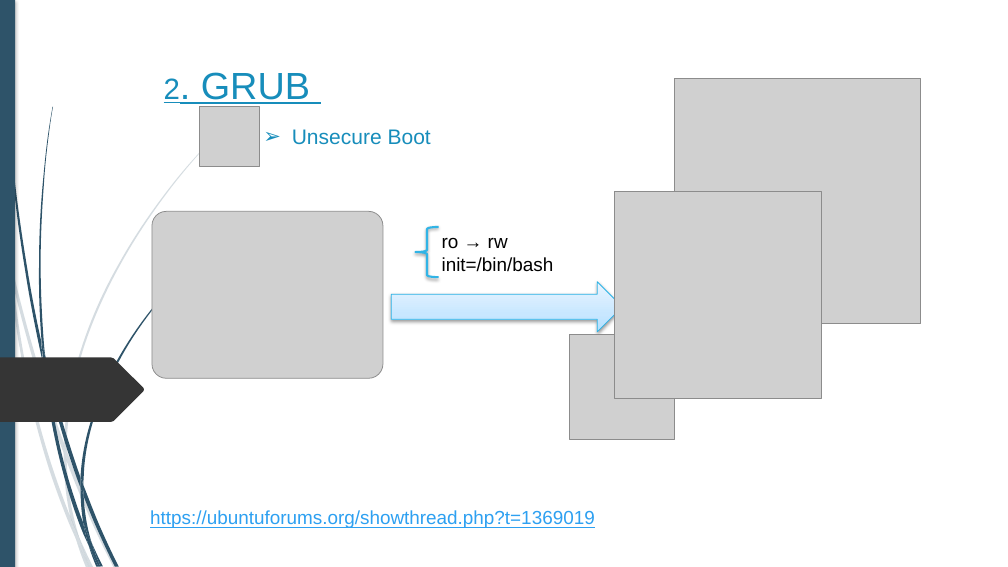
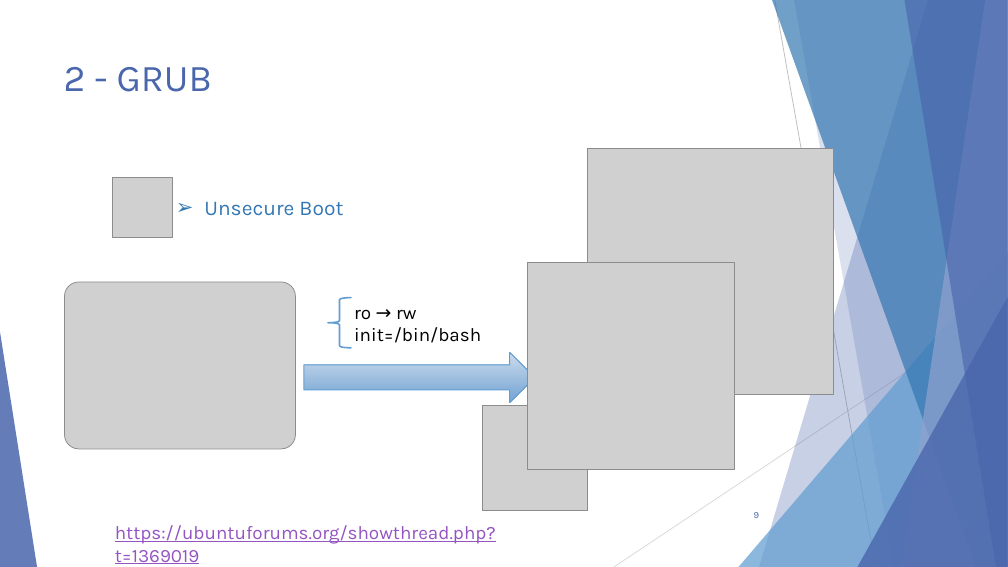
Before and after one commit to alexandreAubois/Secu_linux, a slide deck: slide 9 of Projet-Linux.pptx (slide 5 before the commit). Drawn at 1008x567 pixels with LibreOffice and Linux fonts; fonts in the diff are those of the drawing; grey boxes stand for pictures; background and template pictures are left out. Boxes give left, top, right and bottom in pixels: in the first picture for what was removed or moved away, otherwise in the second. Text is boxed around its words. In the diff, an @@ line names an element or a change of style, - is before the commit and + after.

```diff
--- a/Projet-Linux.pptx
+++ b/Projet-Linux.pptx
@@ rectangle removed at [0, 0, 15, 567] @@
@@ title at [64, 67, 213, 92]: text changed; font Arial to Karla; text colour #178DBB to #4A66AC @@
-2. GRUB
+2 - GRUB
@@ picture: place and size @@
-picture at [675, 78, 921, 324]
+picture at [588, 149, 833, 395]
@@ text "Unsecure Boot": place and size @@
-text "Unsecure Boot" at [292, 129, 431, 145]
+text "Unsecure Boot" at [204, 201, 343, 216]
@@ text "Unsecure Boot" at [204, 201, 343, 216]: font Arial to Karla, text colour #178DBB to #3477B2 @@
@@ left brace removed at [416, 227, 439, 277] @@
@@ 4 pictures: place and size @@
-4 pictures at [152, 107, 822, 440]
+4 pictures at [64, 178, 734, 510]
@@ left brace added at [328, 298, 352, 348], outline #629DD1 1.5 pt @@
@@ text "ro → rw init=/bin/bash": place and size @@
-text "ro → rw init=/bin/bash" at [442, 238, 554, 272]
+text "ro → rw init=/bin/bash" at [354, 309, 481, 343]
@@ text "ro → rw init=/bin/bash" at [354, 309, 481, 343]: font Arial to Karla @@
@@ right arrow removed at [392, 282, 623, 332] @@
@@ freeform shape removed at [0, 358, 144, 422] @@
@@ group added at [0, 0, 1008, 567]: 5 freeform shapes, 3 triangles, 2 lines @@
@@ right arrow added at [304, 352, 535, 402], fill gradient #CDDCED to #7FAAD6, outline #629DD1 1 pt @@
@@ group removed at [0, 116, 236, 567]: 10 freeform shapes @@
@@ group removed at [2, 0, 197, 567]: 12 freeform shapes @@
@@ text "https://ubuntuforums.org/showthread.php?t=1369019": place and size @@
-text "https://ubuntuforums.org/showthread.php?t=1369019" at [150, 510, 595, 528]
+text "https://ubuntuforums.org/showthread.php?t=1369019" at [115, 525, 496, 564]
@@ text "https://ubuntuforums.org/showthread.php?t=1369019" at [115, 525, 496, 564]: font Arial to Karla, text colour #2DA0F1 to #9454C3 @@
@@ page number added at [754, 512, 759, 518], 9 pt, text #4A66AC @@
+9
```
Also in this commit, not shown: 27 other slides changed, 13 slides added, 5 slides removed.
